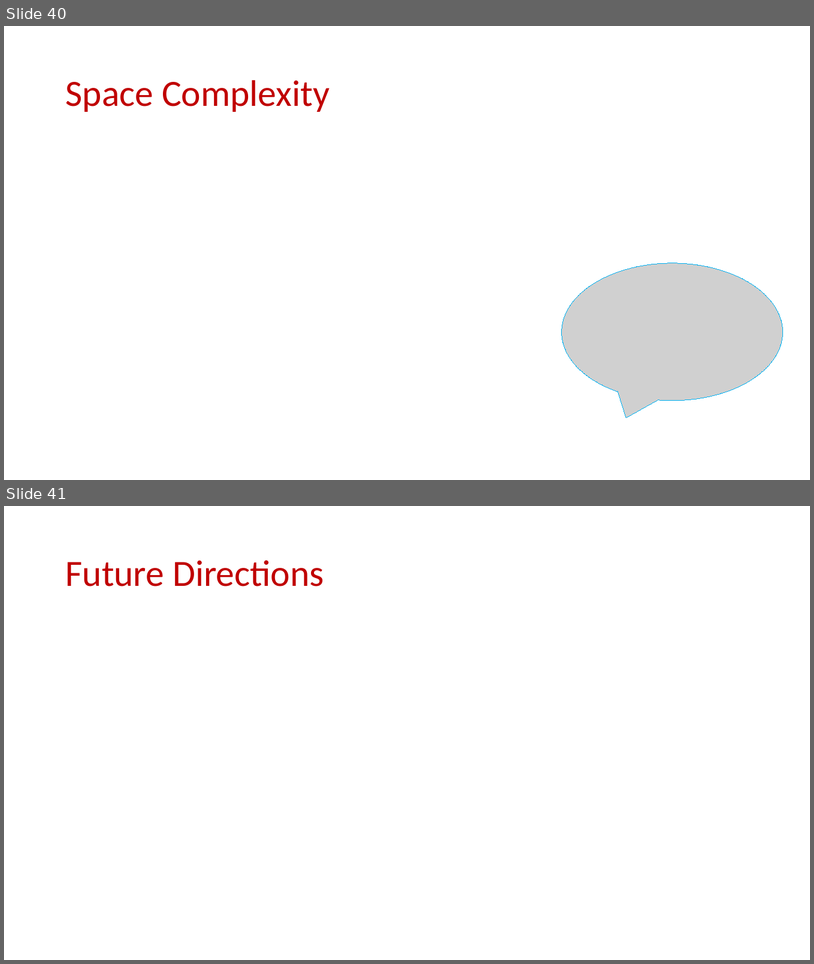
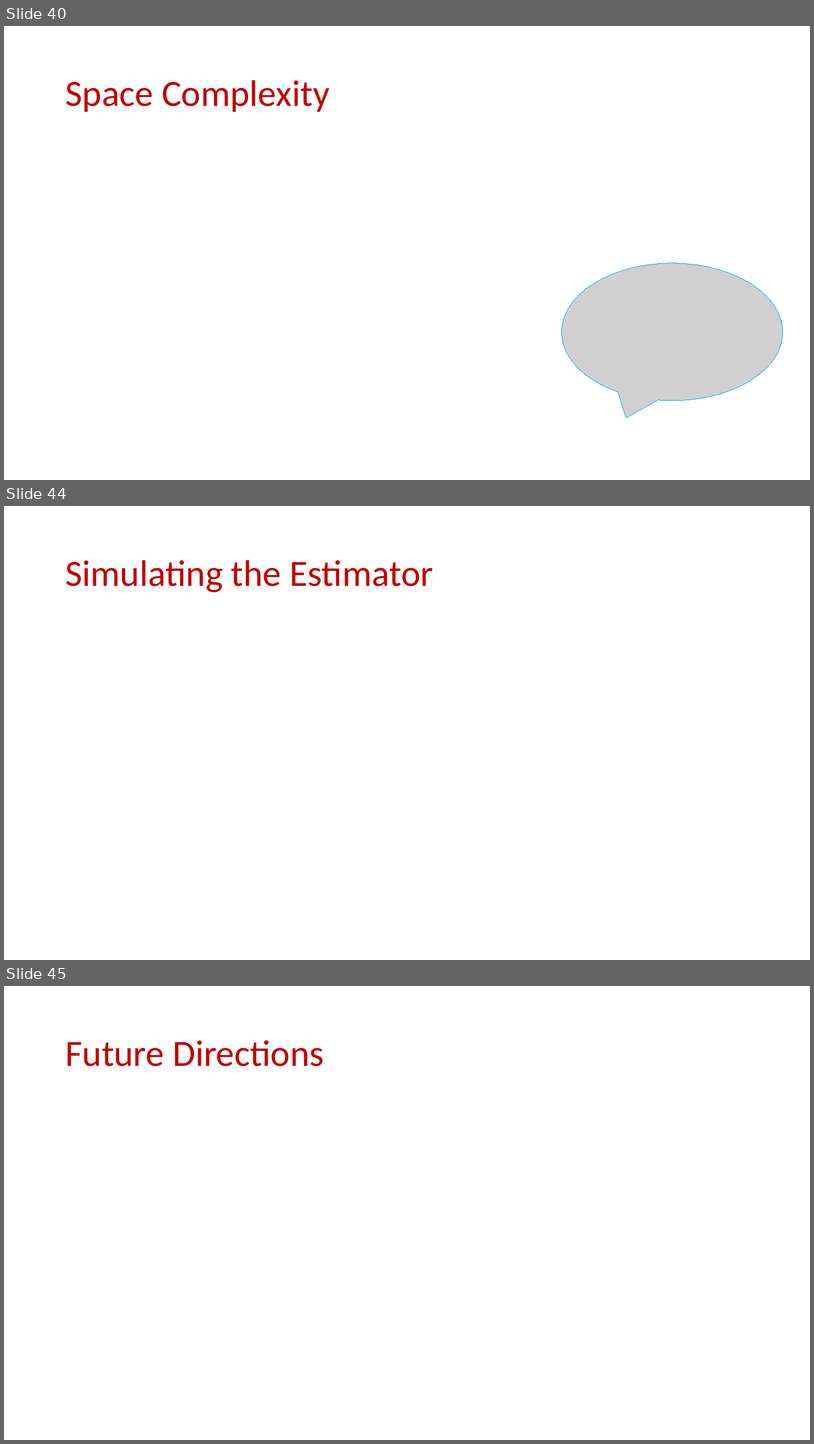
Before and after one commit to samsonzhou/samsonzhou.github.io, a slide deck: other-talks/Zhou-Adversarial-Robustness.pptx. Shown one above the other, each under a label of ours: slides 40 and 41 before the commit, slides 40, 44 and 45 after it; the slides between them are not shown. The pictures are 814x964 and 814x1444 pixels, drawn with LibreOffice and Linux fonts; fonts in the diff are those of the drawing; grey boxes stand for pictures. Boxes give left, top, right and bottom in pixels: in the first picture for what was removed or moved away, otherwise in the second. Text is boxed around its words. In the diff, an @@ line names an element or a change of style, - is before the commit and + after.

```diff
--- a/other-talks/Zhou-Adversarial-Robustness.pptx
+++ b/other-talks/Zhou-Adversarial-Robustness.pptx
@@ slide 44 added at (4, 506, 810, 960), background #FFFFFF @@
@@ title added at (65, 560, 434, 592), 44 pt, text #C00000 @@
+Simulating the Estimator
@@ what was slide 41 is now slide 45 @@
```
Also in this commit, not shown: 3 other slides added.
